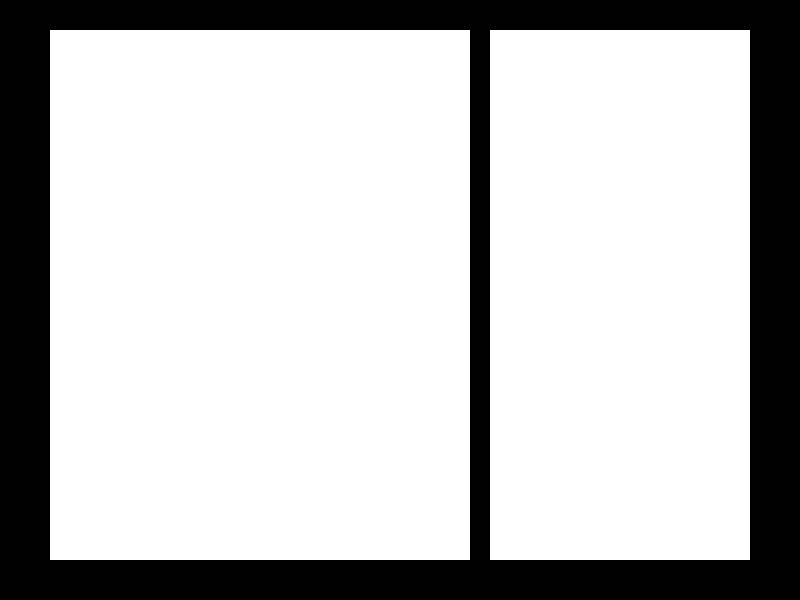
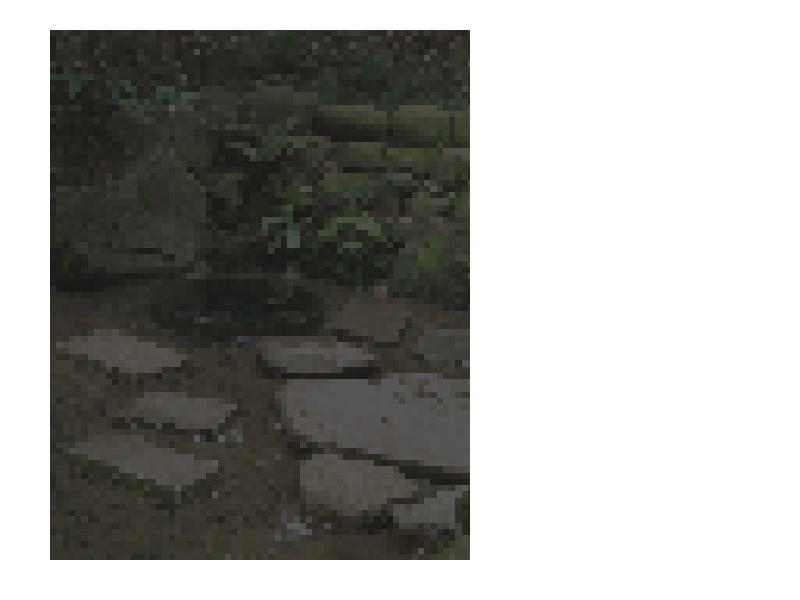
Layers edited between the first and the second w=800, h=600 image:
added layer "清正井_-_panoramio_(1).jpeg" (25%) above "playground" over (x1=50, y1=30, x2=470, y2=560)
renamed "stats" to "playground", showed it over (x1=50, y1=30, x2=470, y2=560)
hid "Frame" over (x1=0, y1=0, x2=800, y2=600)
